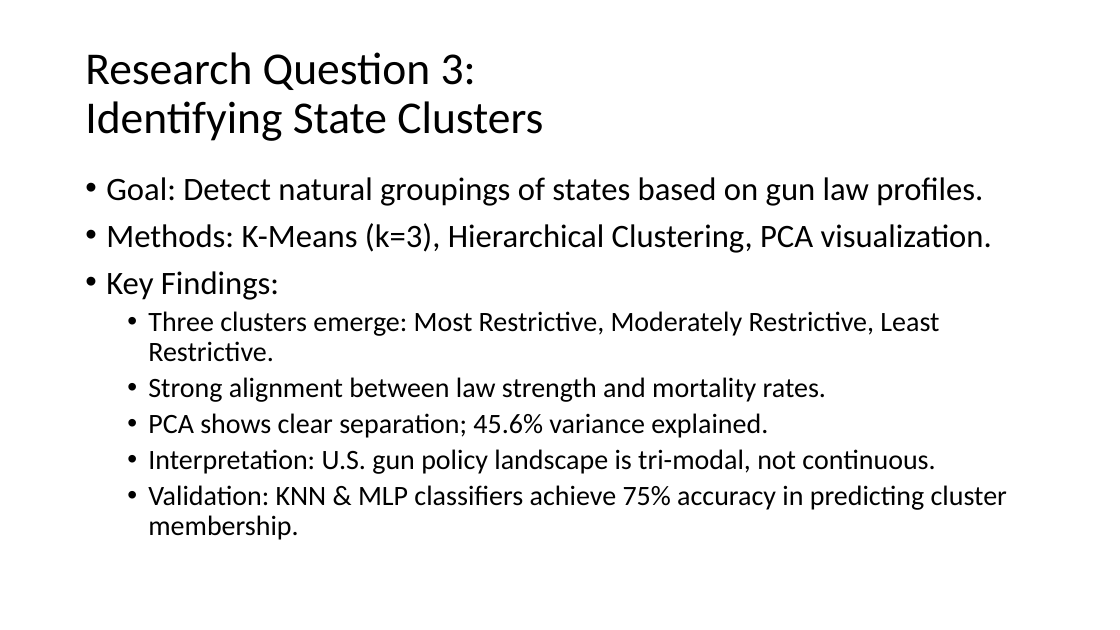
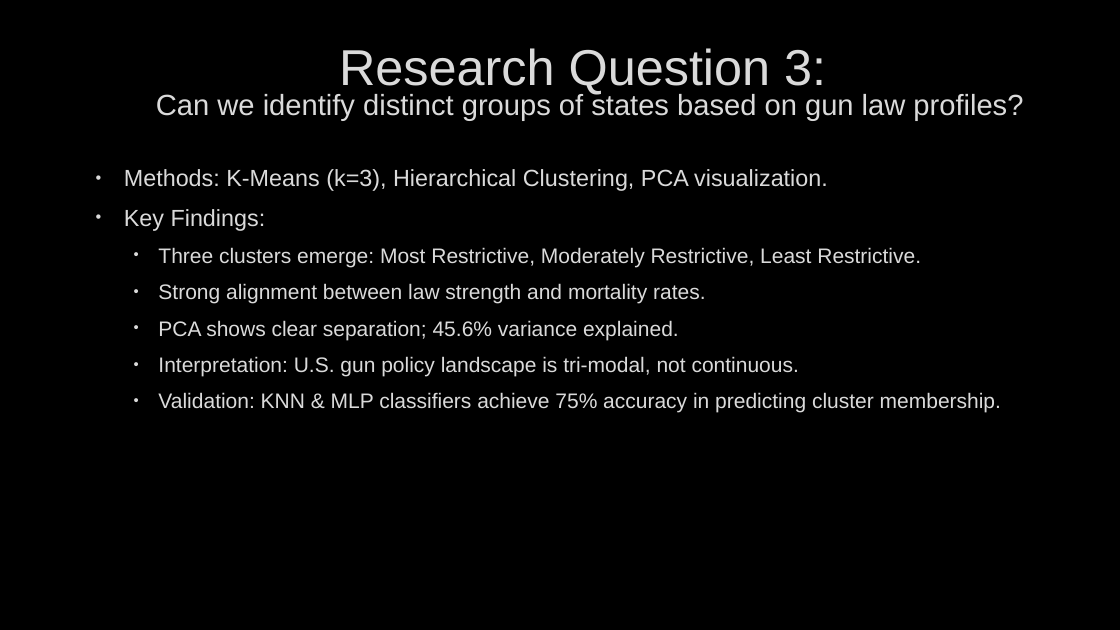
Before and after one commit to chloeob74/ML-Final-Project, a slide deck: slide 6 of slide deck_final.pptx (slide 7 before the commit). Drawn at 1120x630 pixels with LibreOffice and Linux fonts; fonts in the diff are those of the drawing; background and template pictures are left out. Boxes give left, top, right and bottom in pixels: in the first picture for what was removed or moved away, otherwise in the second. Text is boxed around its words. In the diff, an @@ line names an element or a change of style, - is before the commit and + after.

```diff
--- a/slide deck_final.pptx
+++ b/slide deck_final.pptx
@@ background #FFFFFF to picture (left out) @@
@@ text at [156,48,1023,121]: text changed; size 39 to 25 pt; font Calibri to Arial; text colour #000000 to #DADADA @@
-Research Question 3:
-Identifying State Clusters
+Research Question 3:
+Can we identify distinct groups of states based on gun law profiles?
@@ text "Methods: K-Means (k=3), Hierarchical Clustering, ...": place and size @@
-text "Methods: K-Means (k=3), Hierarchical Clustering, ..." at [106,177,1007,540]
+text "Methods: K-Means (k=3), Hierarchical Clustering, ..." at [124,169,1001,413]
@@ text "Methods: K-Means (k=3), Hierarchical Clustering, ..." at [124,169,1001,413]: size 28 to 20 pt in "Methods: K-Means (k=3), Hierarchical Clustering, PCA visuali ...", "Key Findings:"; font Calibri to Arial, text colour #000000 to #DADADA, letter outline none to #404040 0.75 pt; size 24 to 18 pt in "Three clusters emerge: Most Restrictive, Moderately Restrict ...", "Strong alignment between law strength and mortality ...", "PCA shows clear separation; 45.6% variance explained.", "Interpretation: U.S. gun policy landscape is tri-modal, ..." and 1 more places; indent changed; line spacing 0.9 to 1; more space between paragraphs @@
@@ text at [106,177,983,206]: paragraph removed @@
-• Goal: Detect natural groupings of states based on gun law profiles.
```
Also in this commit, not shown: 8 other slides changed, 1 slide removed, 1 other file.
